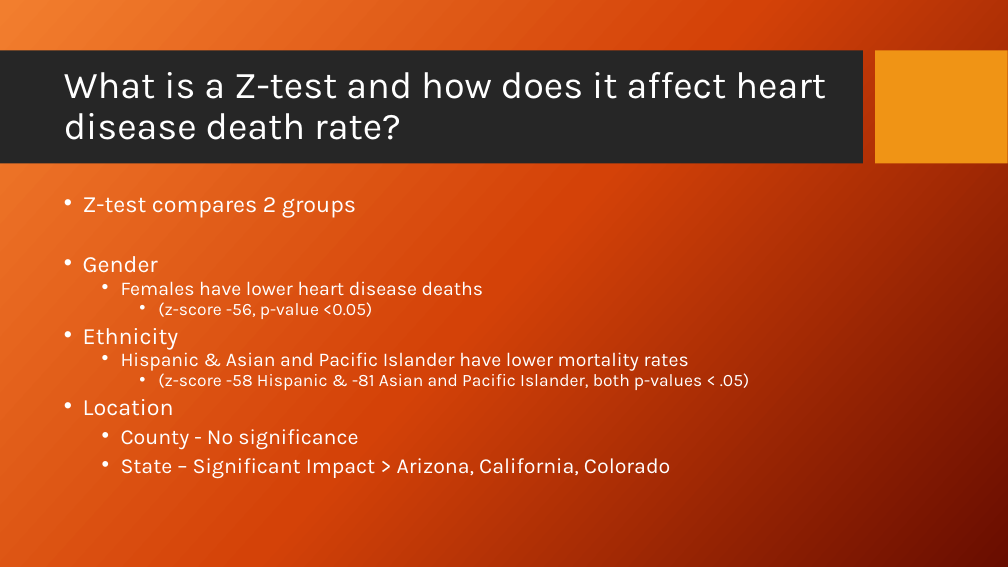
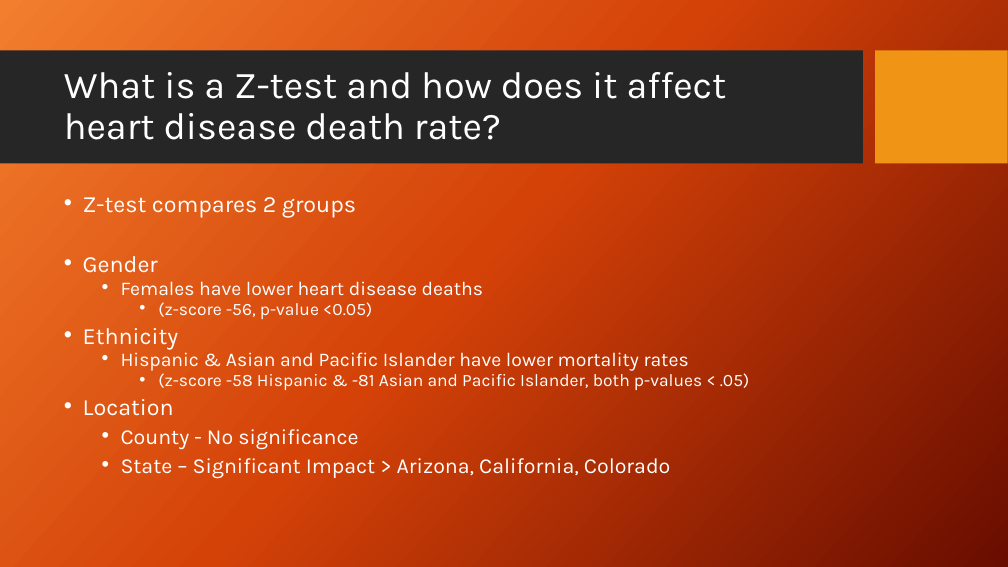
Before and after one commit to Aaron-m-ram/end-to-end-statistical-analysis, a slide deck: slide 10 of Final PP V1.pptx. Drawn at 1008x567 pixels with LibreOffice and Linux fonts; fonts in the diff are those of the drawing; background and template pictures are left out. Boxes give left, top, right and bottom in pixels: in the first picture for what was removed or moved away, otherwise in the second. Text is boxed around its words. In the diff, an @@ line names an element or a change of style, - is before the commit and + after.

Commit message:
Update PPT
This is the final version, I hope. I added Figure titles, Changed citation to References, added references, and in-cite citation. I also change the photo on the 2nd slide.

```diff
--- a/Final PP V1.pptx
+++ b/Final PP V1.pptx
@@ title "What is a Z-test and ..." rewrapped from (64,72,826,140) to (64,72,727,140) @@
```
Also in this commit, not shown: 11 other slides changed, 1 slide added.
